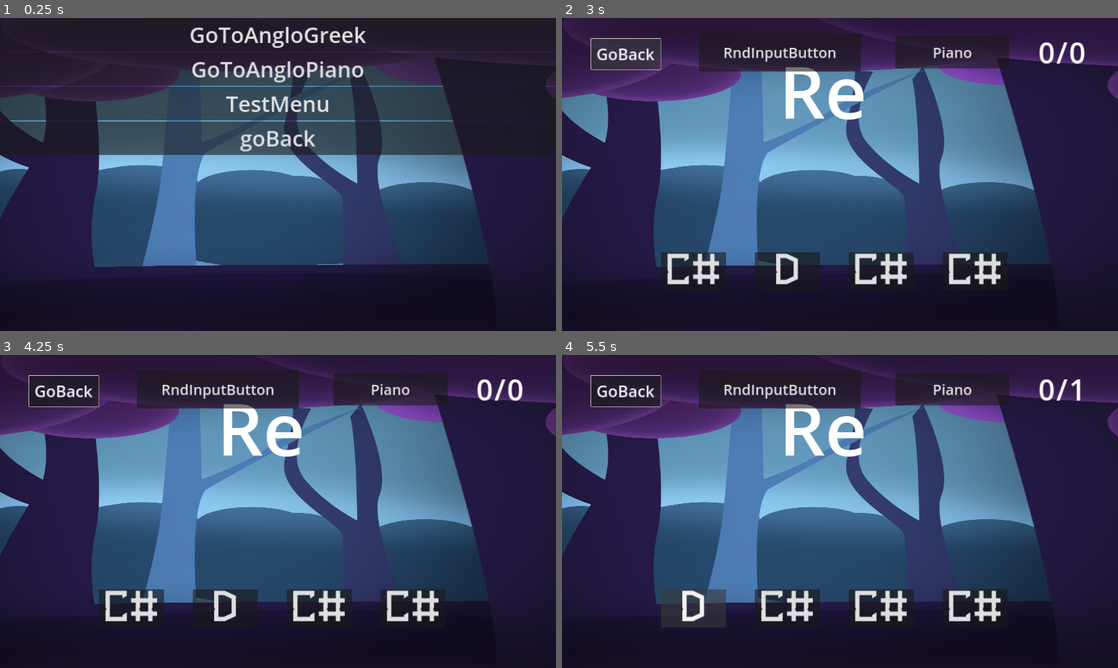
Above: before the commit, frames 1-4 (two rows, left to right).
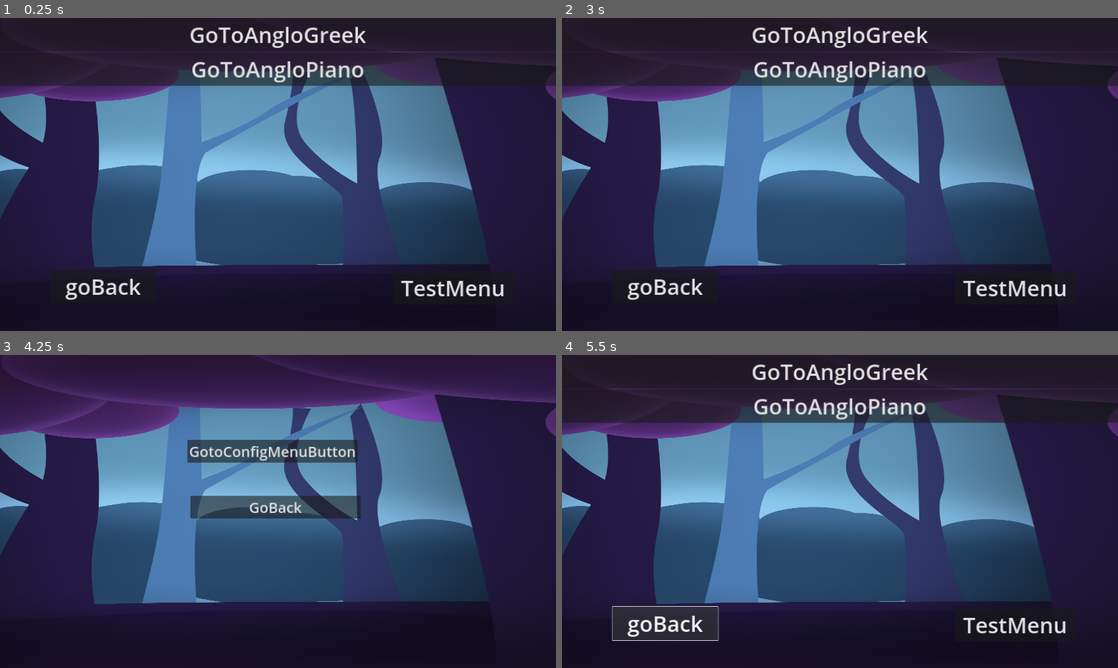
Above: after the commit, the same moments.

Repository: zur11/music_app_backup_1
Game: Godot game, scene res://main.tscn
The game is run twice, just before and just after one commit, with the same random seed, the same clock (stepped at 60 frames per second) and the same inputs.
Inputs (mouse positions are in pixels of both pictures, inside the frame that each line leads up to):
- Up to frame 1 (0.25 s): no input
- Up to frame 2 (3 s): click "GoToAngloPiano" at 0.5 s; click "Piano" at 1.25 s; click "RndInputButton" at 2 s; click "GoBack" at 2.75 s
- Up to frame 3 (4.25 s): click (455, 624) at 3.5 s, where only the run after the commit has a clickable "TestMenu"
- Up to frame 4 (5.5 s): click "GoBack" at 4.25 s; click (667, 624) at 5 s, where only the run after the commit has a clickable "goBack"

The runs differ from the first frame. In frame 1, 18% of the frame differs, in the area x 0-100%, y 22-90%; in frame 2, 14%; in frame 3, 14%; in frame 4, 14%.

Commit message:
1drft: select gotogame by seting game obj outside

Diff:
--- a/game_screen/game.gd
+++ b/game_screen/game.gd
@@ -1,8 +1,25 @@
 class_name Game extends Resource
+
+@export var question_packed_scene: PackedScene : set = _set_question_packed_scene
+@export var answers_packed_scene: PackedScene : set = _set_answers_packed_scene
 
 var question_scene: Node
 var answers_scene: Node
 
-func _init(question_scene_arg: Node, answers_scene_arg: Node):
-	question_scene = question_scene_arg
-	answers_scene = answers_scene_arg
+func reset_scenes():
+	_set_asnwer_scene()
+	_set_question_scene()
+
+func _set_question_packed_scene(new_value: PackedScene):
+	question_packed_scene = new_value
+	_set_question_scene()
+
+func _set_question_scene():
+	question_scene = question_packed_scene.instantiate()
+
+func _set_answers_packed_scene(new_value: PackedScene):
+	answers_packed_scene = new_value
+	_set_asnwer_scene()
+
+func _set_asnwer_scene():
+	answers_scene = answers_packed_scene.instantiate()
--- a/game_screen/game_screen.gd
+++ b/game_screen/game_screen.gd
@@ -2,11 +2,15 @@
 
 var correct_answer: Note
 
-var random_input_buttons:Node = load("res://game_screen/answers/random_input_buttons/random_input_buttons.tscn").instantiate()
-var piano
-var question_output:Node = load("res://game_screen/questions/question_output.tscn").instantiate()
+var random_input_buttons:PackedScene = load("res://game_screen/answers/random_input_buttons/random_input_buttons.tscn")
+var piano: PackedScene = load("res://game_screen/answers/piano/piano.tscn")
+var question_output:PackedScene = load("res://game_screen/questions/question_output.tscn")
 
-var current_game: Game = Game.new(question_output, random_input_buttons)
+var current_game: Game
+
+#func _init():
+#	if !current_game:
+#		current_game = Game.new(question_output, random_input_buttons)
 
 func _ready():
 	_set_game()
@@ -47,15 +51,15 @@
 	$AnswerContainer/Answers.set_new_question(correct_answer)
 
 func _on_goto_piano_button_pressed():
-	piano = load("res://game_screen/answers/piano/piano.tscn").instantiate()
-	question_output = load("res://game_screen/questions/question_output.tscn").instantiate()
-	current_game = Game.new(question_output, piano)
+	current_game = Game.new()
+	current_game.question_packed_scene = question_output
+	current_game.answers_packed_scene = piano
 	_set_game()
 
 func _on_goto_random_button_pressed():
-	random_input_buttons = load("res://game_screen/answers/random_input_buttons/random_input_buttons.tscn").instantiate()
-	question_output = load("res://game_screen/questions/question_output.tscn").instantiate()
-	current_game = Game.new(question_output, random_input_buttons)
+	current_game = Game.new()
+	current_game.question_packed_scene = question_output
+	current_game.answers_packed_scene = random_input_buttons
 	_set_game()
 
 func _on_go_back_to_menu_button_pressed():
--- a/main.tscn
+++ b/main.tscn
@@ -11,3 +11,4 @@
 
 [node name="ScreenContainer" type="Node2D" parent="."]
 script = ExtResource("2_j4hw2")
+is_historied = true
--- a/menus_screens/games_menu/games_menu.gd
+++ b/menus_screens/games_menu/games_menu.gd
@@ -1,16 +1,12 @@
 extends Control
 
 func _ready():
-	$VBoxContainer/GoToAngloGreekButton.connect("pressed", _goto_game)
-	$VBoxContainer/GoToAngloPianoButton.connect("pressed", _goto_game)
+	for goto_game_button in $GotoGameButtons.get_children():
+		goto_game_button.pressed.connect(_goto_game.bind(goto_game_button))
 
-func _goto_game():
-	var game_screen: GamesScreen = load("res://game_screen/game_screen_theme_1.tscn").instantiate()
-
-	var piano:Node = load("res://game_screen/answers/piano/piano.tscn").instantiate()
-	var question_output:Node = load("res://game_screen/questions/question_output.tscn").instantiate()
-
-	var current_game: Game = Game.new(question_output, piano)
+func _goto_game(goto_game_button: GotoGameButton):
+	var game_screen = load("res://game_screen/game_screen_theme_1.tscn").instantiate()
+	var current_game: Game = goto_game_button.game
 
 	game_screen.current_game = current_game
 
@@ -20,5 +16,5 @@
 	var test_menu = load("res://menus_screens/test_menu/test_menu_theme_1.tscn").instantiate()
 	SceneManagerSystem.get_container("ScreenContainer").goto_scene(test_menu)
 
-func _on_go_to_game_button_pressed():
+func _on_go_back_pressed():
 	SceneManagerSystem.get_container("ScreenContainer").goto_previous_scene()
--- a/menus_screens/games_menu/games_menu_theme_1.tscn
+++ b/menus_screens/games_menu/games_menu_theme_1.tscn
@@ -1,7 +1,21 @@
-[gd_scene load_steps=3 format=3 uid="uid://bwrpxag7n74s2"]
+[gd_scene load_steps=9 format=3 uid="uid://bwrpxag7n74s2"]
 
 [ext_resource type="Script" path="res://menus_screens/games_menu/games_menu.gd" id="1_bwuaj"]
 [ext_resource type="PackedScene" uid="uid://cur4luxydt1p3" path="res://menus_screens/games_menu/go_to_game_button/go_to_game_button.tscn" id="2_qxh74"]
+[ext_resource type="PackedScene" uid="uid://kvhxicigx1ls" path="res://game_screen/answers/random_input_buttons/random_input_buttons.tscn" id="3_5bl3a"]
+[ext_resource type="Script" path="res://game_screen/game.gd" id="3_budd5"]
+[ext_resource type="PackedScene" uid="uid://c0n7grdcvfewq" path="res://game_screen/questions/question_output.tscn" id="4_y2722"]
+[ext_resource type="PackedScene" uid="uid://bcfumv0vs2fp5" path="res://game_screen/answers/piano/piano.tscn" id="6_0r5eu"]
+
+[sub_resource type="Resource" id="Resource_vwqvn"]
+script = ExtResource("3_budd5")
+question_packed_scene = ExtResource("4_y2722")
+answers_packed_scene = ExtResource("3_5bl3a")
+
+[sub_resource type="Resource" id="Resource_abus7"]
+script = ExtResource("3_budd5")
+question_packed_scene = ExtResource("4_y2722")
+answers_packed_scene = ExtResource("6_0r5eu")
 
 [node name="games_menu_theme_1" type="Control"]
 custom_minimum_size = Vector2(1920, 1080)
@@ -9,7 +23,7 @@
 anchors_preset = 0
 script = ExtResource("1_bwuaj")
 
-[node name="VBoxContainer" type="VBoxContainer" parent="."]
+[node name="GotoGameButtons" type="VBoxContainer" parent="."]
 layout_mode = 1
 anchors_preset = 15
 anchor_right = 1.0
@@ -17,24 +31,36 @@
 grow_horizontal = 2
 grow_vertical = 2
 
-[node name="GoToAngloGreekButton" parent="VBoxContainer" instance=ExtResource("2_qxh74")]
+[node name="GoToAngloGreekButton" parent="GotoGameButtons" instance=ExtResource("2_qxh74")]
 layout_mode = 2
 text = "GoToAngloGreek
 "
+game = SubResource("Resource_vwqvn")
 
-[node name="GoToAngloPianoButton" parent="VBoxContainer" instance=ExtResource("2_qxh74")]
+[node name="GoToAngloPianoButton" parent="GotoGameButtons" instance=ExtResource("2_qxh74")]
 layout_mode = 2
 text = "GoToAngloPiano
 "
+game = SubResource("Resource_abus7")
 
-[node name="GoToTestButton" parent="VBoxContainer" instance=ExtResource("2_qxh74")]
+[node name="GoToTestButton" type="Button" parent="."]
 layout_mode = 2
+offset_left = 1357.0
+offset_top = 874.0
+offset_right = 1773.0
+offset_bottom = 985.0
+theme_override_font_sizes/font_size = 75
 text = "TestMenu
 "
 
-[node name="GoToGameButton" parent="VBoxContainer" instance=ExtResource("2_qxh74")]
+[node name="GoBack" type="Button" parent="."]
 layout_mode = 2
+offset_left = 174.0
+offset_top = 869.0
+offset_right = 539.0
+offset_bottom = 980.0
+theme_override_font_sizes/font_size = 75
 text = "goBack"
 
-[connection signal="pressed" from="VBoxContainer/GoToTestButton" to="." method="_on_go_to_test_button_pressed"]
-[connection signal="pressed" from="VBoxContainer/GoToGameButton" to="." method="_on_go_to_game_button_pressed"]
+[connection signal="pressed" from="GoToTestButton" to="." method="_on_go_to_test_button_pressed"]
+[connection signal="pressed" from="GoBack" to="." method="_on_go_back_pressed"]
--- a/menus_screens/games_menu/go_to_game_button/go_to_game_button.gd
+++ b/menus_screens/games_menu/go_to_game_button/go_to_game_button.gd
@@ -1,6 +1,6 @@
-extends Button
+class_name GotoGameButton extends Button
 
+@export var game:Game
 
-# Called when the node enters the scene tree for the first time.
 func _ready():
-	pass # Replace with function body.
+	game.reset_scenes()
